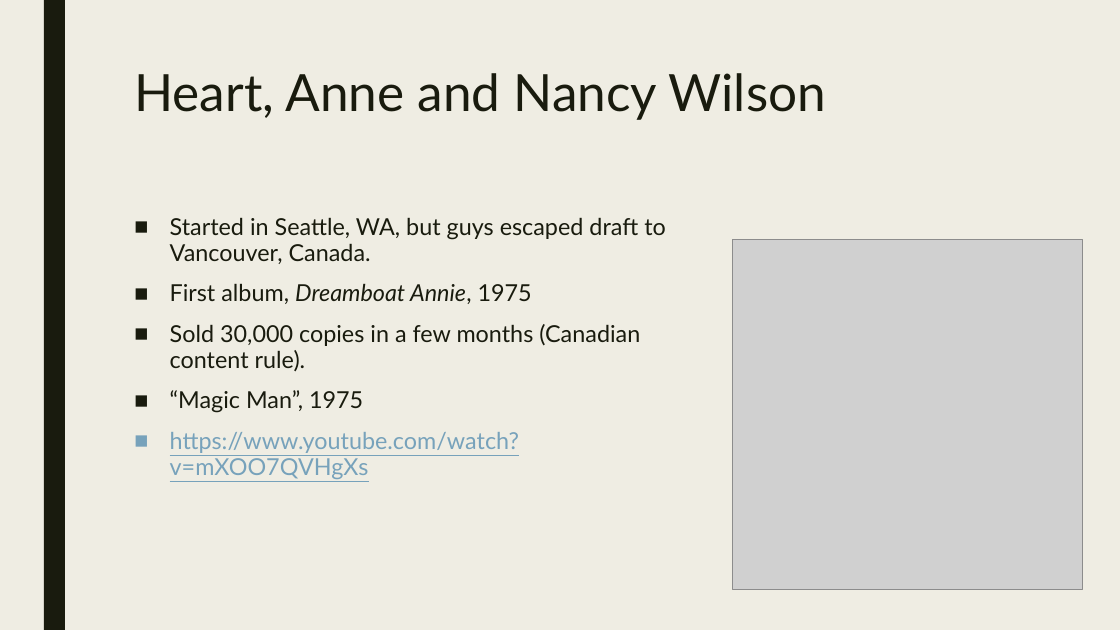
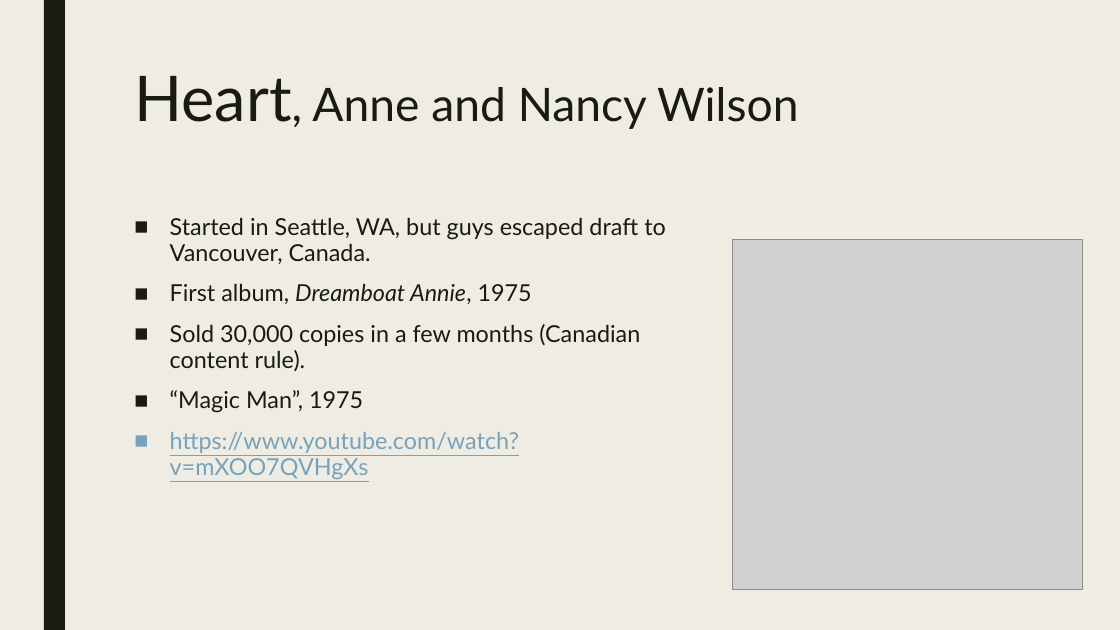
Before and after one commit to mrbaker1917/website, a slide deck: slide 14 of HSTR121/ppts/Early1970sGoodBadUgly.pptx. Drawn at 1120x630 pixels with LibreOffice and Linux fonts; fonts in the diff are those of the drawing; grey boxes stand for pictures. Boxes give left, top, right and bottom in pixels: in the first picture for what was removed or moved away, otherwise in the second. Text is boxed around its words. In the diff, an @@ line names an element or a change of style, - is before the commit and + after.

```diff
--- a/HSTR121/ppts/Early1970sGoodBadUgly.pptx
+++ b/HSTR121/ppts/Early1970sGoodBadUgly.pptx
@@ title "Heart, Anne and Nancy Wilson" at bbox=[134, 76, 799, 129]: size 44 to 54 pt in "Heart,"; size 44 to 39.6 pt in "Heart, Anne and Nancy Wilson" @@
```
